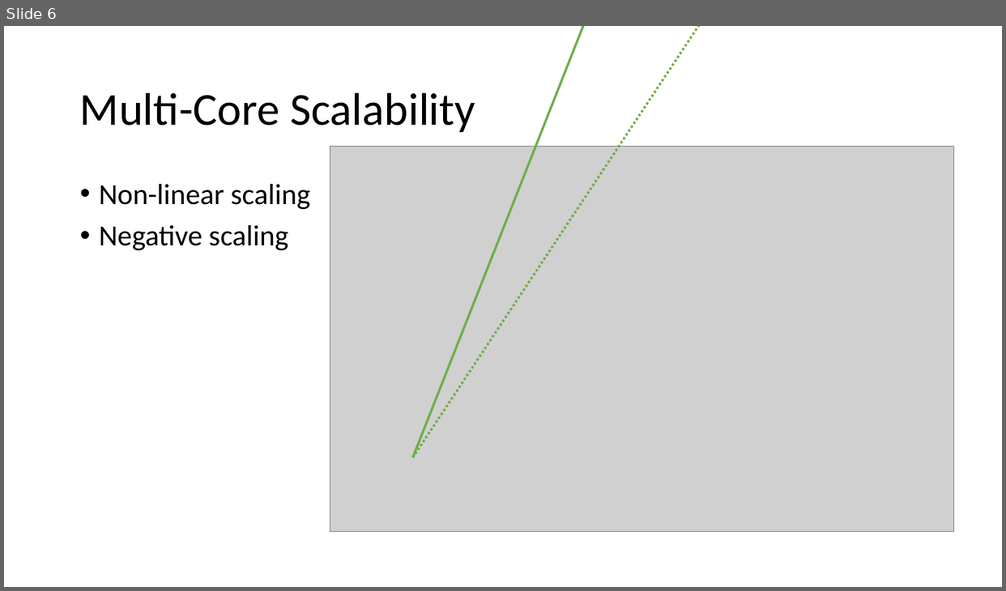
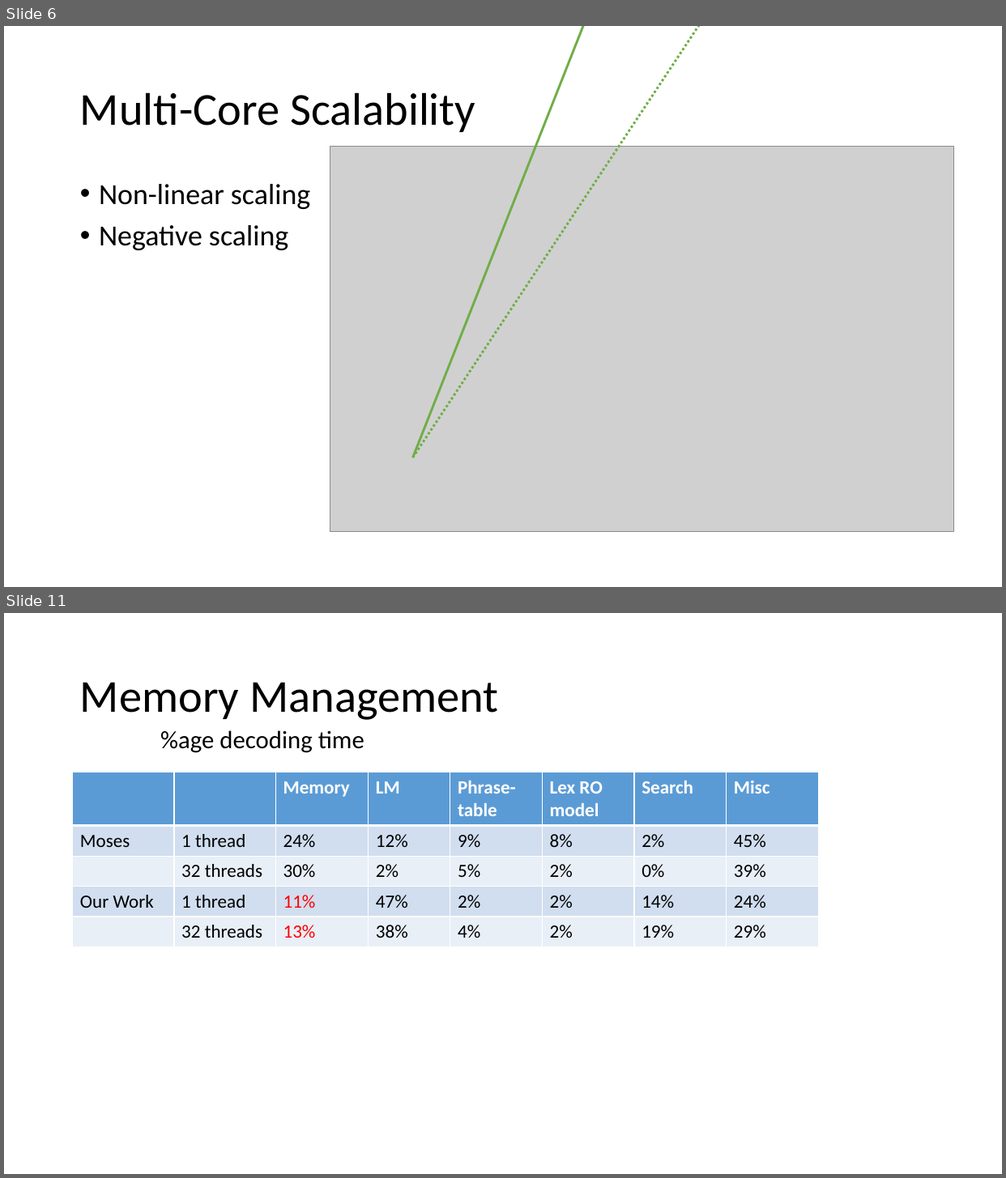
Before and after one commit to hieuhoang/papers, a slide deck: amta.2016/slides.pptx. Shown one above the other, each under a label of ours: slide 6 before the commit, slides 6 and 11 after it; the slides between them are not shown. The pictures are 1006x591 and 1006x1178 pixels, drawn with LibreOffice and Linux fonts; fonts in the diff are those of the drawing; grey boxes stand for pictures. Boxes give left, top, right and bottom in pixels: in the first picture for what was removed or moved away, otherwise in the second. Text is boxed around its words. In the diff, an @@ line names an element or a change of style, - is before the commit and + after.

```diff
--- a/amta.2016/slides.pptx
+++ b/amta.2016/slides.pptx
@@ slide 11 added at box(4, 613, 1002, 1174), background #FFFFFF @@
@@ title added at box(80, 682, 498, 720), 44 pt, text #000000 @@
+Memory Management
@@ text added at box(160, 730, 364, 753), 24 pt, text #000000 @@
+%age decoding time
@@ table added at box(73, 773, 819, 946), 5 rows, 8 columns @@
+ |  | Memory | LM | Phrase-table | Lex RO model | Search | Misc
+Moses | 1 thread | 24% | 12% | 9% | 8% | 2% | 45%
+ | 32 threads | 30% | 2% | 5% | 2% | 0% | 39%
+Our Work | 1 thread | 11% | 47% | 2% | 2% | 14% | 24%
+ | 32 threads | 13% | 38% | 4% | 2% | 19% | 29%
```
Also in this commit, not shown: 4 slides changed, 2 other slides added.
